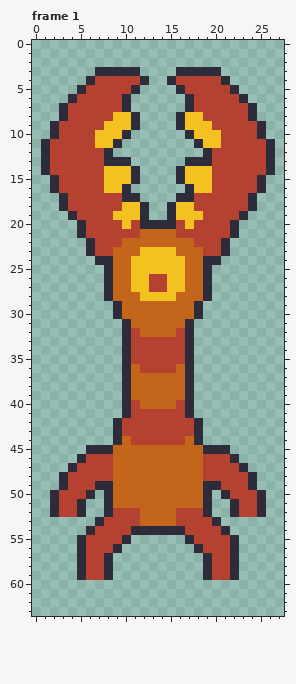
Two states of a pixel-art file, Assets/Sprites/enemies/Lanky_Demon.aseprite. Above, as it was before the edit.
28x64 pixels, 1 frame. Shown: frame 1. The commit also changed other frames, which this record leaves out.
New version:
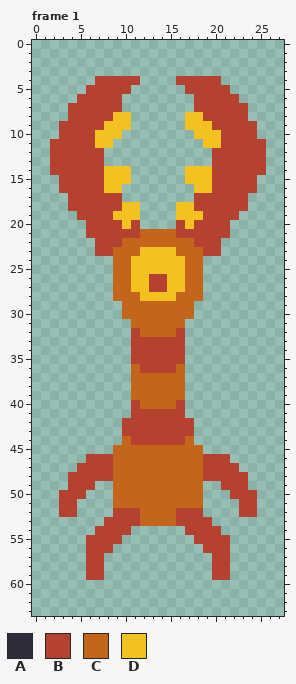
Palette (. is transparent): A #2e2c3b  B #b54131  C #c4651c  D #f3c220
Change:
layer "outline" now hidden
Frame 1:
The author cleared colour A in row 3 at x 7 to 11 and 16 to 20; in row 4 at x 6, 12, 15 and 21; in row 5 at x 5, 11, 16 and 22; in row 6 at x 4, 10, 17 and 23; in row 7 at x 3, 10, 17 and 24; in row 8 at x 3, 11, 16 and 24.
The author cleared colour A in row 9 at x 2, 11, 16 and 25; in row 10 at x 2, 10, 17 and 25; in row 11 at x 1, 9, 18 and 26; in row 12 at x 1, 8, 19 and 26; in row 13 at x 1, 8 to 10, 17 to 19 and 26; in row 14 at x 1, 11, 16 and 26.
The author cleared colour A in row 15 at x 2, 11, 16 and 25; in row 16 at x 2, 10, 17 and 25; in row 17 at x 3, 10 to 11, 16 to 17 and 24; in row 18 at x 3, 12, 15 and 24; in row 19 at x 4, 12, 15 and 23; in row 20 at x 5, 12 to 15 and 22.
The author cleared colour A in row 21 at x 5 and 22; in rows 22 to 23 at x 6 and 21; in row 24 at x 7 to 8 and 19 to 20; in rows 25 to 28 at x 8 and 19; in rows 29 to 30 at x 9 and 18; in rows 31 to 41 at x 10 and 17.
The author cleared colour A in rows 42 to 44 at x 9 and 18; in row 45 at x 6 to 8 and 19 to 21; in row 46 at x 5 and 22; in row 47 at x 4 and 23; in row 48 at x 3 and 24; in row 49 at x 3, 7 to 8, 19 to 20 and 24.
The author cleared colour A in row 50 at x 2, 6, 8, 19, 21 and 25; in rows 51 to 52 at x 2, 5, 8, 19, 22 and 25; in row 53 at x 7 and 20; in row 54 at x 6, 11 to 16 and 21; in row 55 at x 5, 10, 17 and 22; in row 56 at x 5, 9, 18 and 22.
The author cleared colour A in rows 57 to 59 at x 5, 8, 19 and 22.
